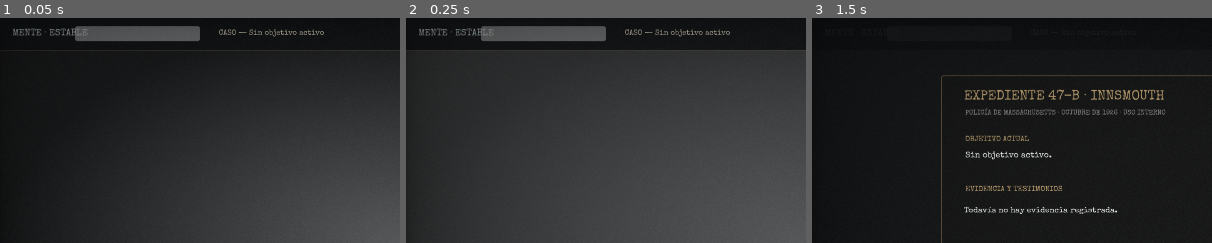
Above: before the commit, frames 1-3 (left to right).
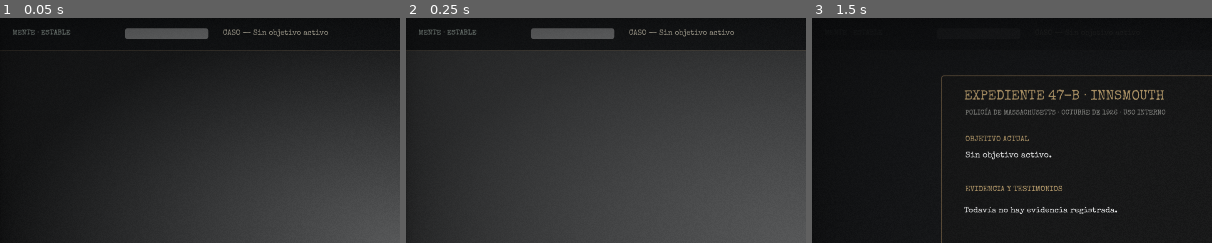
Above: after the commit, the same moments.

Repository: gabsvm/HorrorPlay
Game: Godot game, scene res://src/common/ui/ui_hud.tscn
Same seed, same stepped clock (60 frames per second), same inputs: the game is played once before the commit and once after it. This scene is started directly instead of the project's main scene.
Inputs:
- Up to frame 1 (0.05 s): no input
- Up to frame 2 (0.25 s): no input
- Up to frame 3 (1.5 s): click "Expediente" at 0.5 s; click "Revelar" at 1.25 s
The pictures show only the part of the screen within x 0-50%, y 0-50%; the shares and areas given below are measured in that part.

The runs differ from the first frame. In frame 1, 1.9% of the frame differs, in the area x 3-82%, y 3-11%; in frame 2, 1.9%; in frame 3, less than 0.1%.

Commit message:
Refine HUD hierarchy for mental-state labels

Diff:
--- a/src/common/ui/ui_hud.tscn
+++ b/src/common/ui/ui_hud.tscn
@@ -44,25 +44,25 @@
 [node name="SanityLabel" type="Label" parent="TopBar"]
 layout_mode = 0
 offset_left = 30.0
-offset_top = 20.0
-offset_right = 200.0
-offset_bottom = 60.0
-theme_override_font_sizes/font_size = 22
-text = "Cordura"
+offset_top = 18.0
+offset_right = 285.0
+offset_bottom = 61.0
+theme_override_font_sizes/font_size = 17
+text = "MENTE · ESTABLE"
 vertical_alignment = 1
 
 [node name="SanityBar" type="ProgressBar" parent="TopBar"]
 layout_mode = 0
-offset_left = 180.0
-offset_top = 22.0
-offset_right = 480.0
-offset_bottom = 58.0
-theme_override_font_sizes/font_size = 20
+offset_left = 300.0
+offset_top = 27.0
+offset_right = 500.0
+offset_bottom = 53.0
 value = 100.0
+show_percentage = false
 
 [node name="ObjectiveLabel" type="Label" parent="TopBar"]
 layout_mode = 0
-offset_left = 525.0
+offset_left = 535.0
 offset_top = 12.0
 offset_right = 1190.0
 offset_bottom = 68.0
@@ -167,7 +167,7 @@
 grow_horizontal = 2
 grow_vertical = 2
 mouse_filter = 0
-color = Color(0.008, 0.01, 0.016, 0.9)
+color = Color(0.008, 0.01, 0.016, 0.92)
 
 [node name="CasebookPanel" type="Panel" parent="CasebookBackdrop"]
 layout_mode = 1
